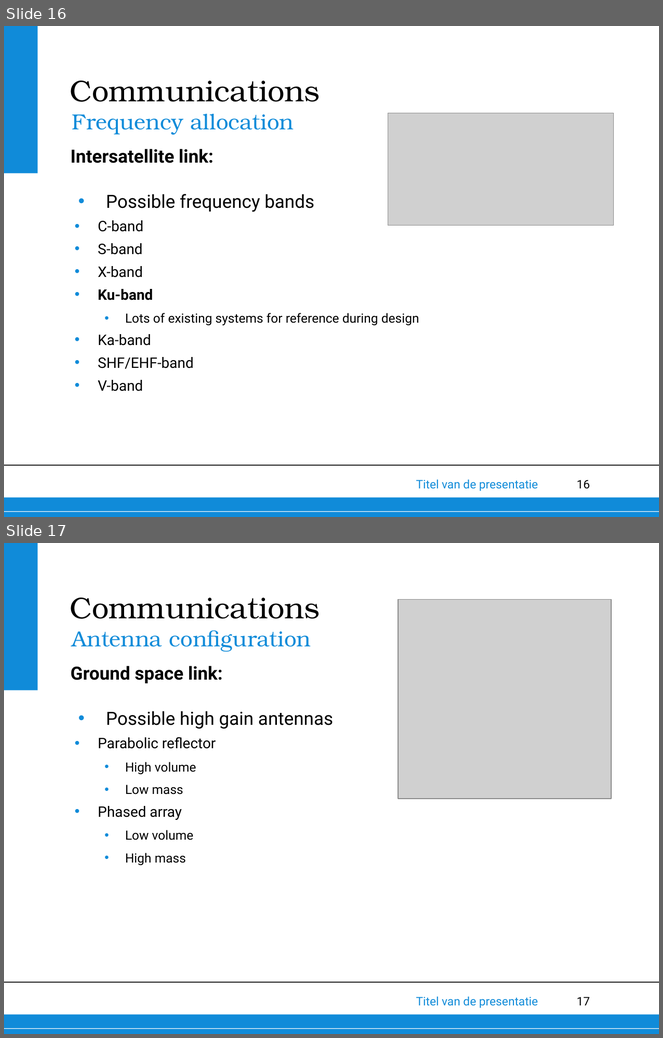
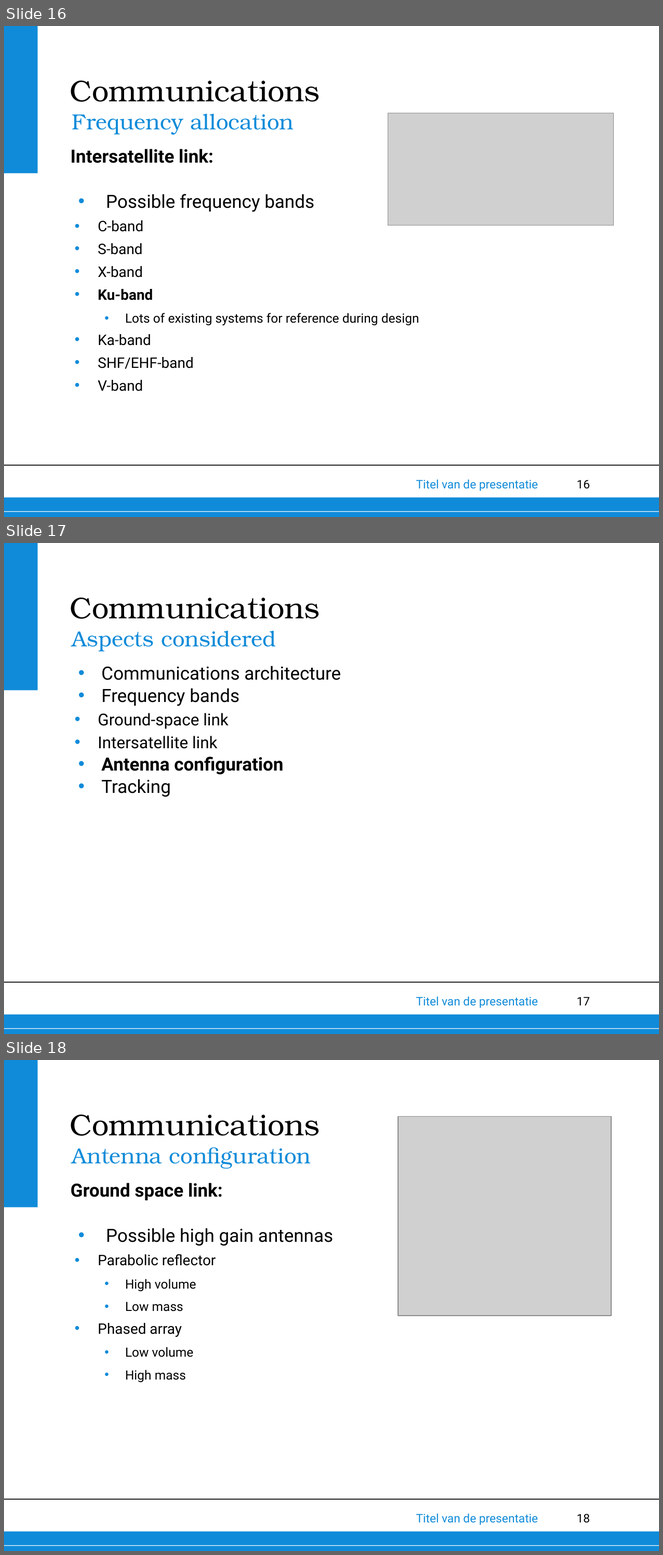
Before and after one commit to thewisenerd/laser-swarm, a slide deck: midTermPresentation/subsections/COMMMM.ppt. Shown one above the other, each under a label of ours: slides 16 and 17 before the commit, slides 16, 17 and 18 after it. The pictures are 663x1038 and 663x1555 pixels, drawn with LibreOffice and Linux fonts; fonts in the diff are those of the drawing; grey boxes stand for pictures; background and template pictures are left out. Boxes give left, top, right and bottom in pixels: in the first picture for what was removed or moved away, otherwise in the second. Text is boxed around its words. In the diff, an @@ line names an element or a change of style, - is before the commit and + after.

```diff
--- a/midTermPresentation/subsections/COMMMM.ppt
+++ b/midTermPresentation/subsections/COMMMM.ppt
@@ slide 17 added at <box>4,543,659,1034</box>, background #FFFFFF; not listed: 6 template elements that a slide beside it also shows @@
@@ title added at <box>70,598,320,619</box>, 33 pt, text #000000 @@
+Communications
@@ text added at <box>72,631,276,652</box>, 24 pt, text #108BD9 @@
+Aspects considered
@@ text added at <box>98,666,341,797</box>, 20 pt, text #000000 @@
+• Communications architecture
+• Frequency bands
+  • Ground-space link
+  • Intersatellite link
+• Antenna configuration
+• Tracking
@@ what was slide 17 is now slide 18 @@
@@ page number at <box>577,1514,591,1523</box>: text changed @@
-17
+18
```
Also in this commit, not shown: 1 other slide added.
